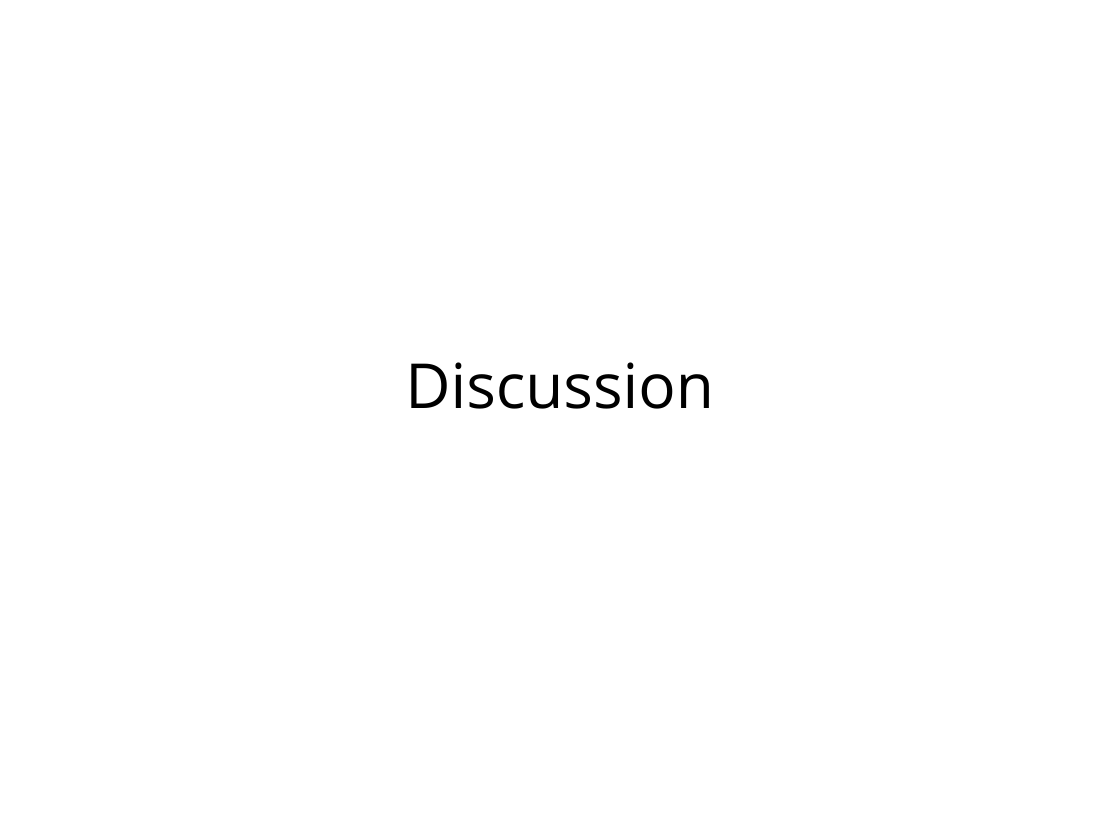
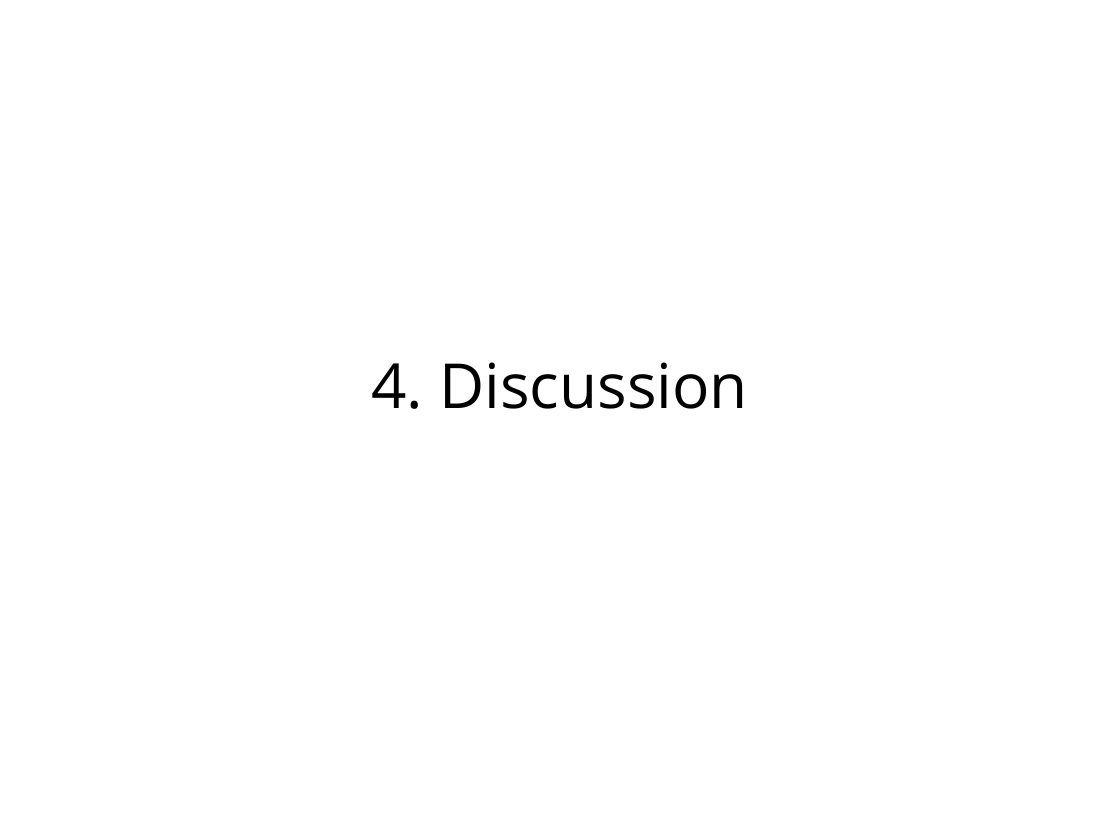
Before and after one commit to jlehtoma/validityms, a slide deck: slide 31 of reports/validity_ms_outline.ppt (slide 10 before the commit). Drawn at 1120x840 pixels with LibreOffice and Linux fonts; fonts in the diff are those of the drawing. Boxes give left, top, right and bottom in pixels: in the first picture for what was removed or moved away, otherwise in the second. Text is boxed around its words. In the diff, an @@ line names an element or a change of style, - is before the commit and + after.

```diff
--- a/reports/validity_ms_outline.ppt
+++ b/reports/validity_ms_outline.ppt
@@ text at bbox=[371, 362, 748, 409]: text changed @@
-Discussion
+4. Discussion
```
Also in this commit, not shown: 3 other slides changed, 33 slides added, 6 slides removed.
